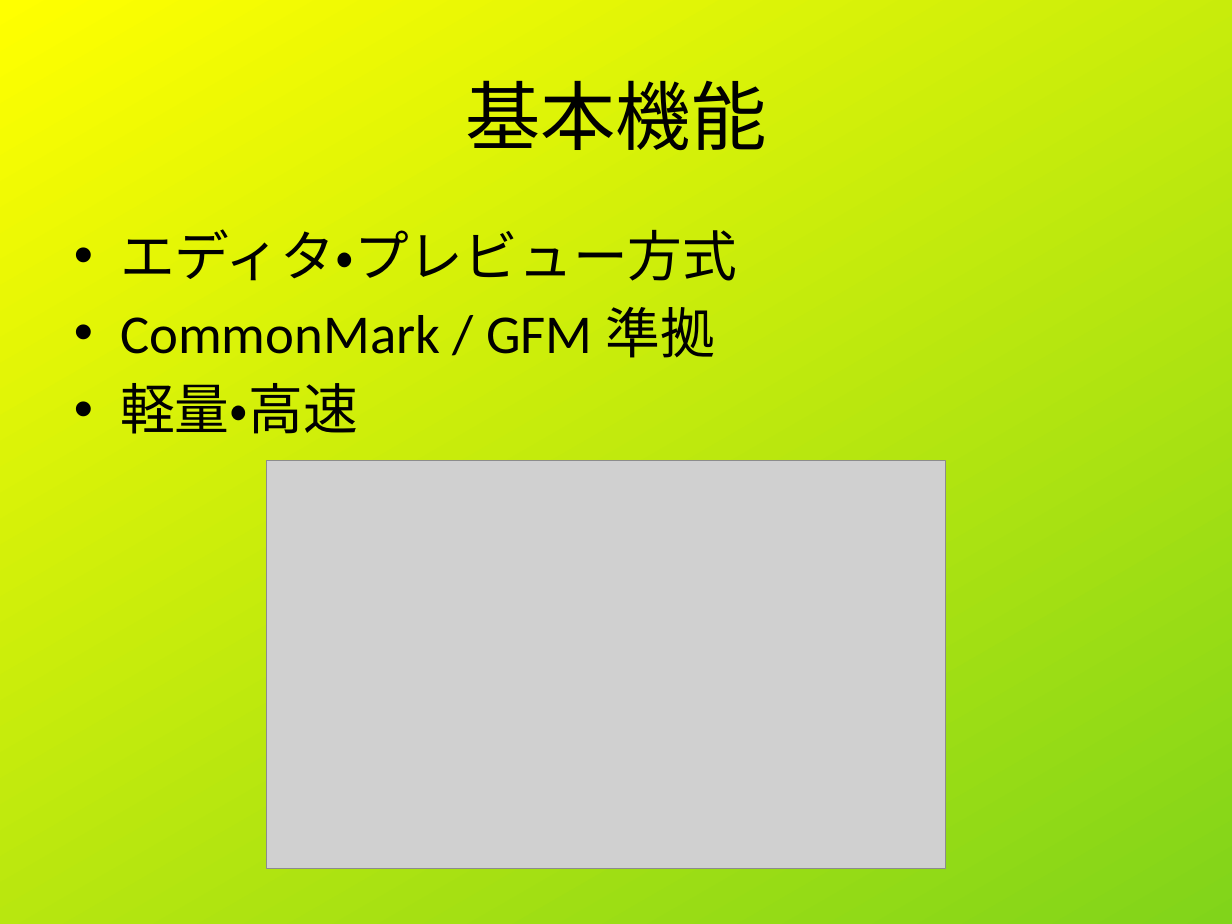
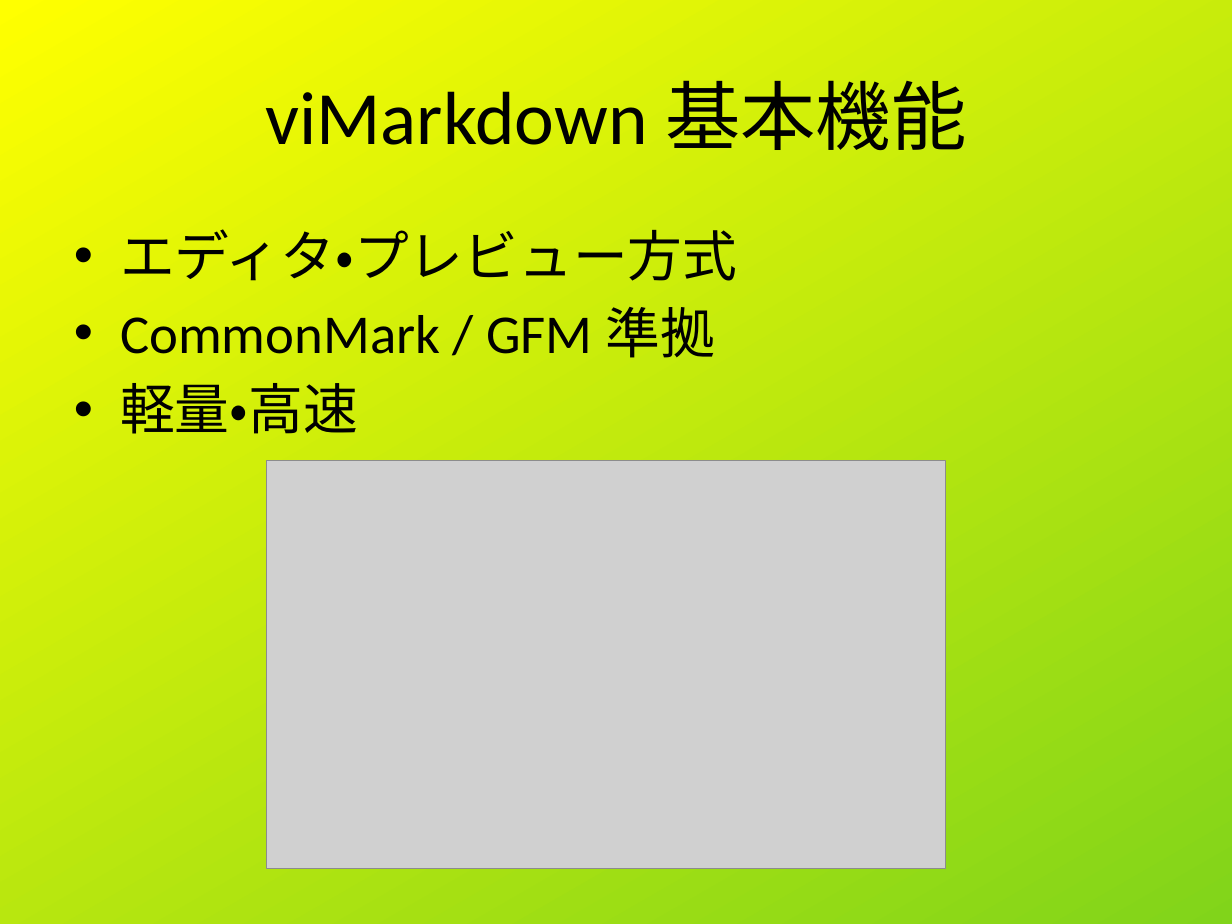
Before and after one commit to shigmas/viMarkdown, a slide deck: slide 5 of tech/ja/LT20260514/viMarkdown_LT.odp. Drawn at 1232x924 pixels with LibreOffice and Linux fonts; fonts in the diff are those of the drawing; grey boxes stand for pictures. Boxes give left, top, right and bottom in pixels: in the first picture for what was removed or moved away, otherwise in the second. Text is boxed around its words. In the diff, an @@ line names an element or a change of style, - is before the commit and + after.

```diff
--- a/tech/ja/LT20260514/viMarkdown_LT.odp
+++ b/tech/ja/LT20260514/viMarkdown_LT.odp
@@ title at (265, 80, 966, 150): text changed @@
-基本機能
+viMarkdown 基本機能
```
Also in this commit, not shown: 7 other slides changed, 4 other files.
